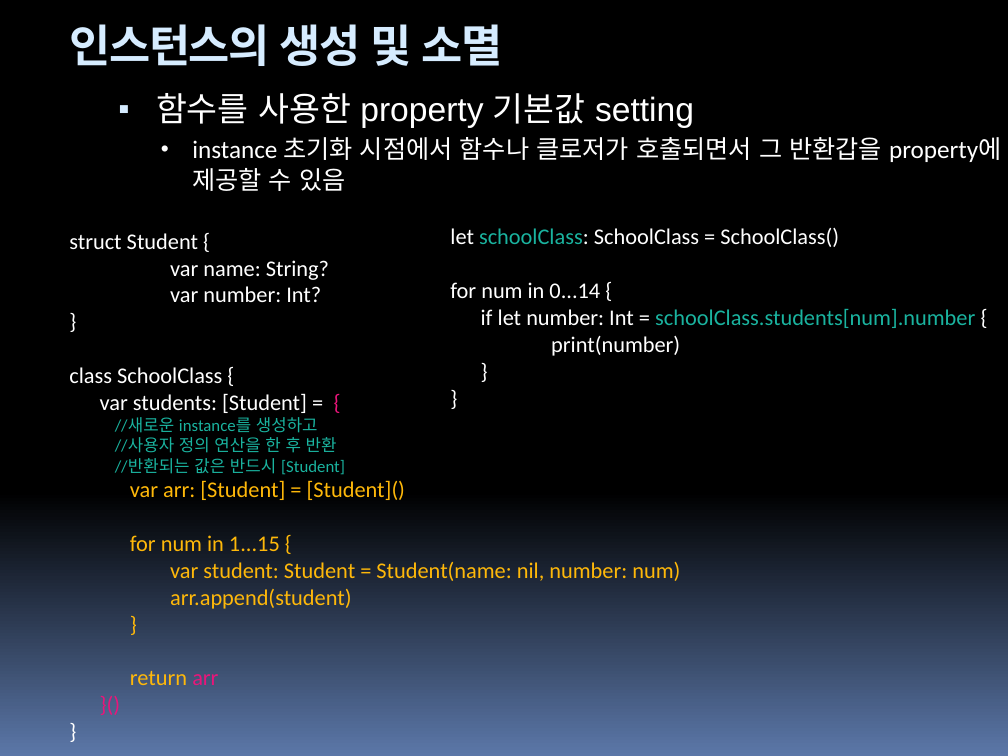
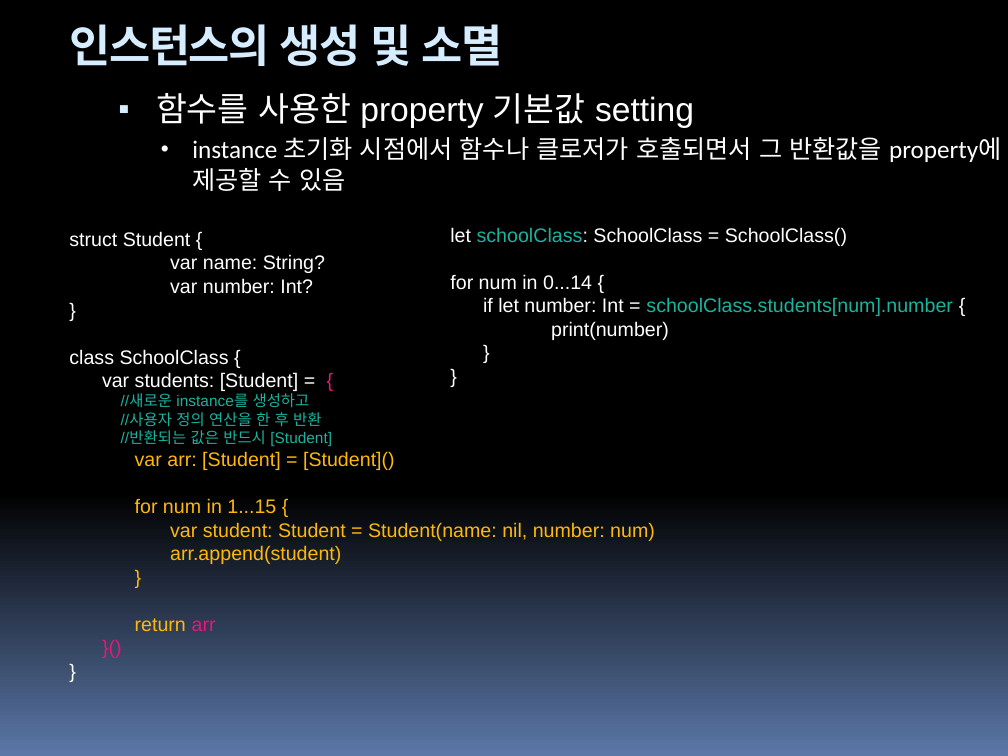
Before and after one commit to hounga13/helloSwift, a slide deck: slide 121 of Swift세미나자료.pptx. Drawn at 1008x756 pixels with LibreOffice and Linux fonts; fonts in the diff are those of the drawing. Boxes give left, top, right and bottom in pixels: in the first picture for what was removed or moved away, otherwise in the second. Text is boxed around its words. In the diff, an @@ line names an element or a change of style, - is before the commit and + after.

```diff
--- a/Swift세미나자료.pptx
+++ b/Swift세미나자료.pptx
@@ text at (192,137,1002,191): text changed @@
-  • instance 초기화 시점에서 함수나 클로저가 호출되면서 그 반환갑을 property에 제공할 수 있음
+  • instance 초기화 시점에서 함수나 클로저가 호출되면서 그 반환값을 property에 제공할 수 있음
@@ text "struct Student {" at (69,231,655,631): size 16 to 14 pt in "struct Student {", "var name: String?", "var number: Int?", "}" and 10 more places; font Calibri to Arial; size 12 to 11 pt in "//새로운 instance를 생성하고", "//사용자 정의 연산을 한 후 반환", "//반환되는 값은 반드시 [Student]" @@
@@ text "let schoolClass: SchoolClass = SchoolClass()" at (450,227,952,340): size 16 to 14 pt, font Calibri to Arial @@
```
Also in this commit, not shown: 5 other slides changed, 5 slides added.
